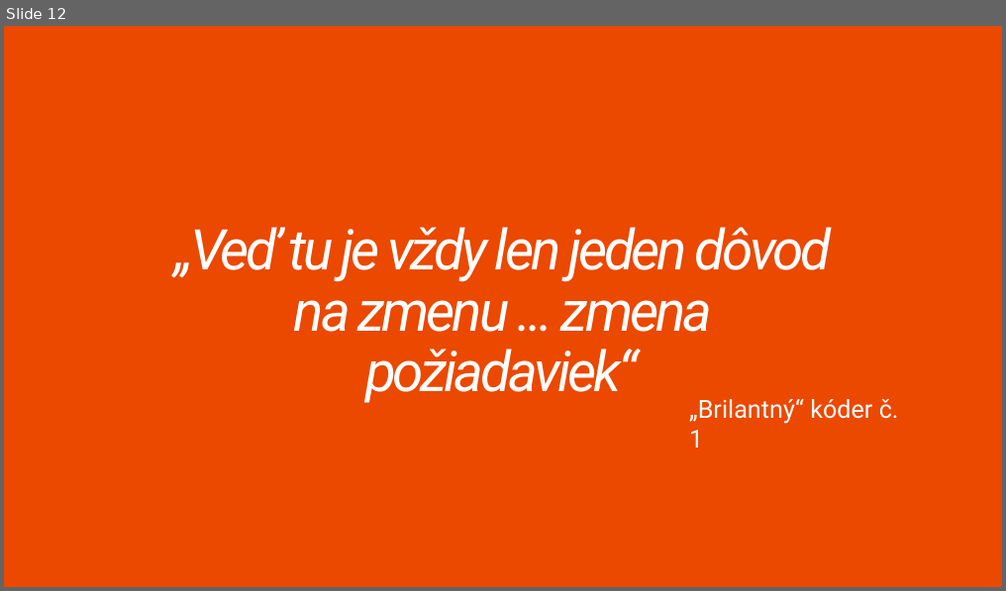
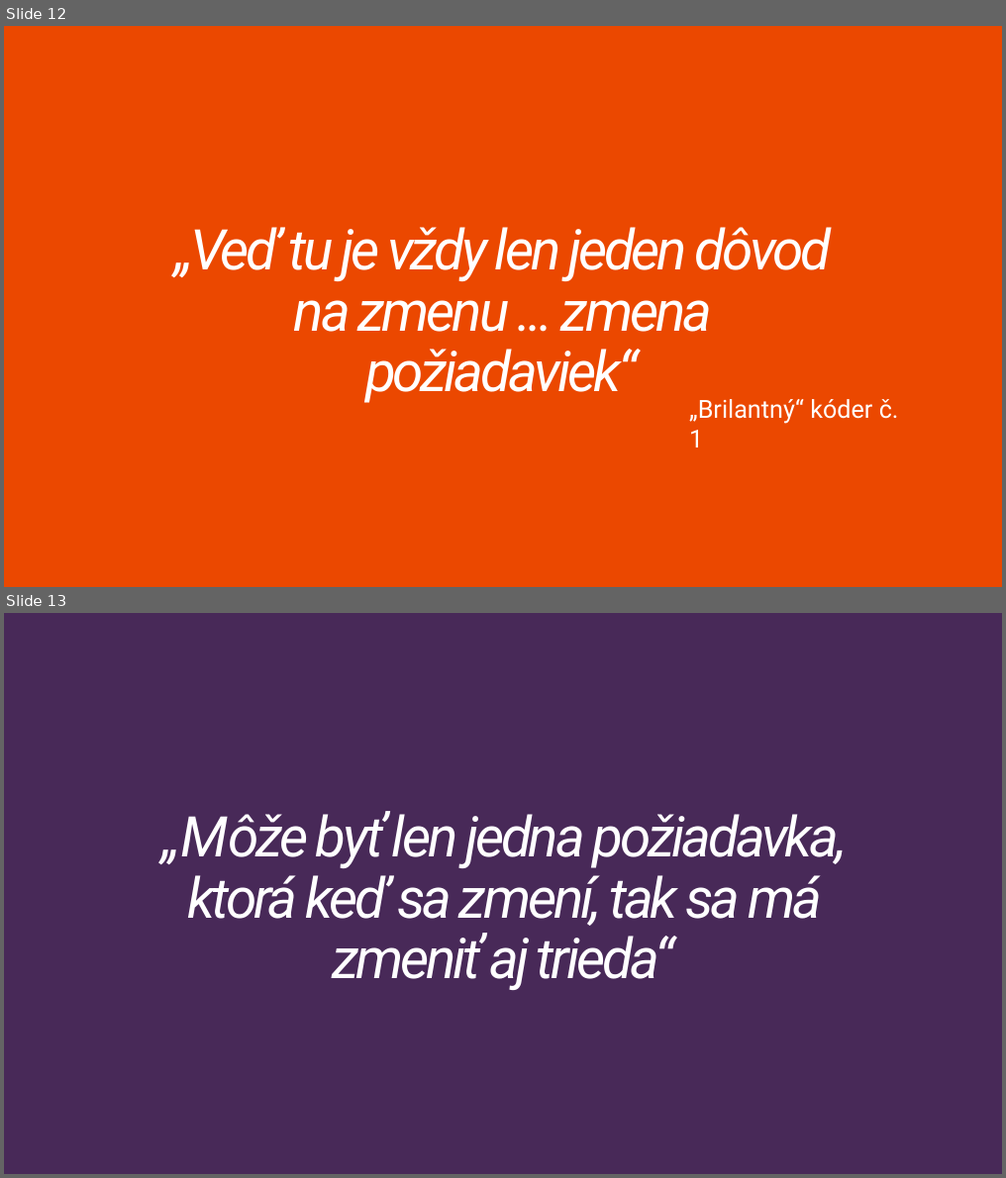
Before and after one commit to Burgyn/SOLID-Principles, a slide deck: SOLIDPrinciples.pptx. Shown one above the other, each under a label of ours: slide 12 before the commit, slides 12 and 13 after it. The pictures are 1006x591 and 1006x1178 pixels, drawn with LibreOffice and Linux fonts; fonts in the diff are those of the drawing. Boxes give left, top, right and bottom in pixels: in the first picture for what was removed or moved away, otherwise in the second. Text is boxed around its words. In the diff, an @@ line names an element or a change of style, - is before the commit and + after.

```diff
--- a/SOLIDPrinciples.pptx
+++ b/SOLIDPrinciples.pptx
@@ slide 13 added at bbox=[4, 613, 1002, 1174], background #482958 @@
@@ title added at bbox=[162, 814, 847, 990], 54 pt, text #FFFFFF, italic @@
+„Môže byť len jedna požiadavka, ktorá keď sa zmení, tak sa má zmeniť aj trieda“
```
Also in this commit, not shown: 2 slides changed, 6 other slides added.
